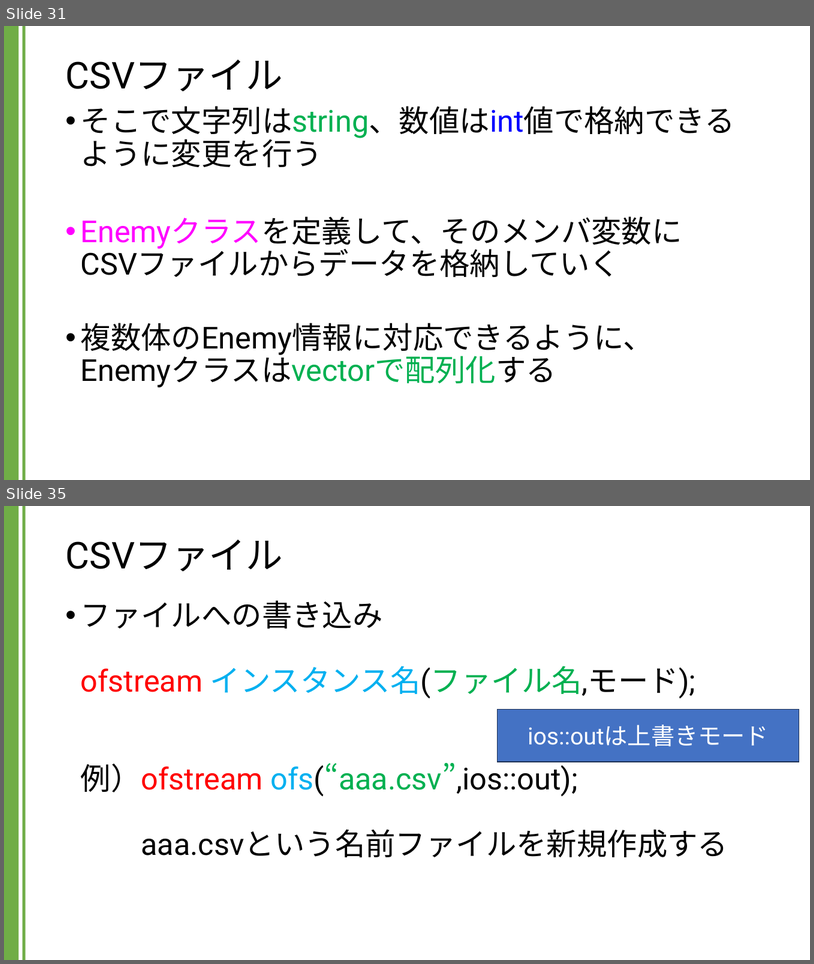
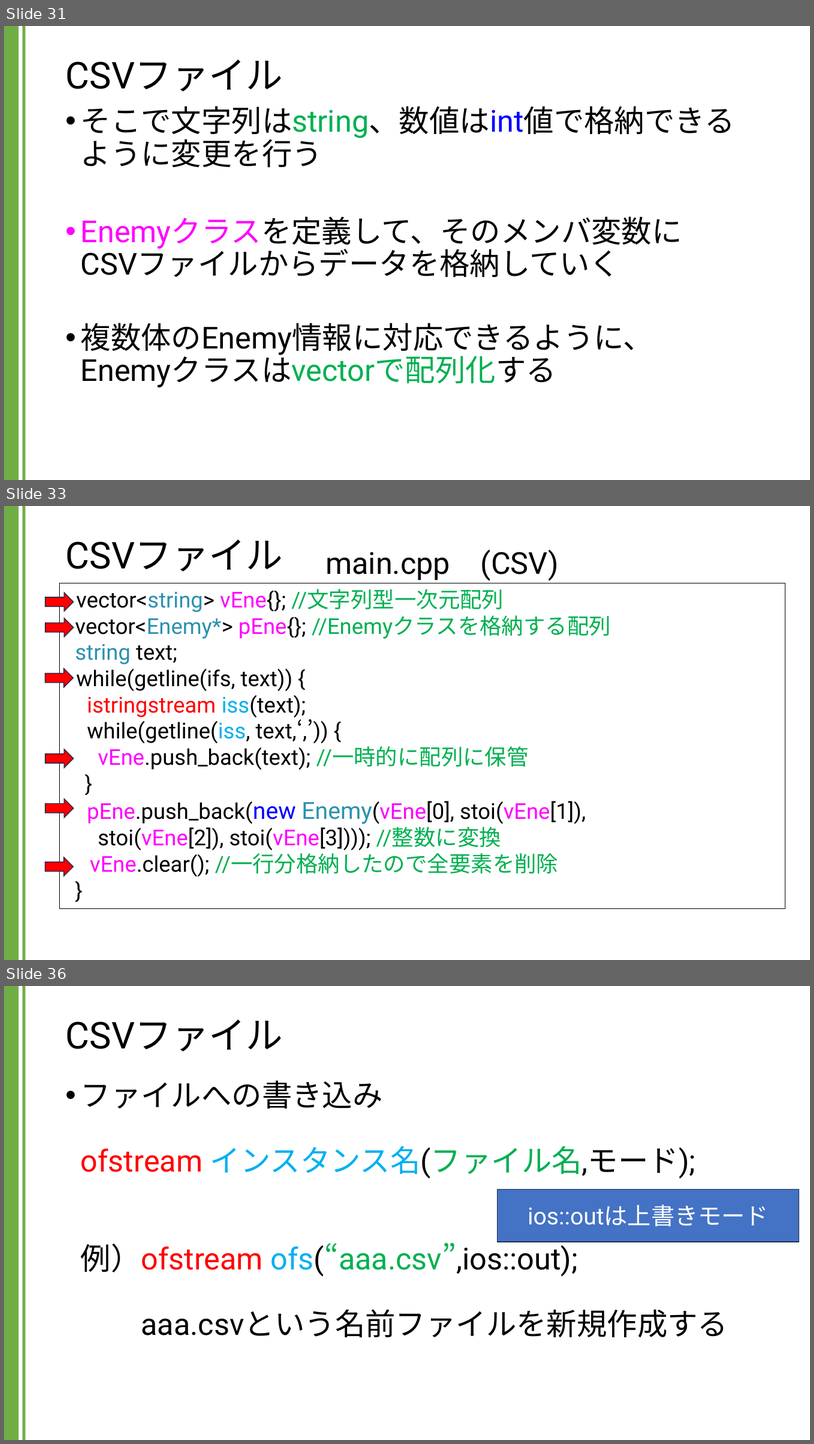
Before and after one commit to kic-murata/cpp2024, a slide deck: 授業資料/講義資料：CSVファイル.pptx. Shown one above the other, each under a label of ours: slides 31 and 35 before the commit, slides 31, 33 and 36 after it; the slides between them are not shown. The pictures are 814x964 and 814x1444 pixels, drawn with LibreOffice and Linux fonts; fonts in the diff are those of the drawing. Boxes give left, top, right and bottom in pixels: in the first picture for what was removed or moved away, otherwise in the second. Text is boxed around its words. In the diff, an @@ line names an element or a change of style, - is before the commit and + after.

```diff
--- a/授業資料/講義資料：CSVファイル.pptx
+++ b/授業資料/講義資料：CSVファイル.pptx
@@ slide 33 added at [4,506,810,960], background #FFFFFF; not listed: 2 template elements that a slide beside it also shows @@
@@ title added at [65,540,282,571], 44 pt, text #000000 @@
+CSVファイル
@@ text added at [326,550,559,581], 36 pt, text #000000 @@
+main.cpp (CSV)
@@ right arrow added at [45,592,74,611], fill #FF0000, outline #1E3256 1 pt @@
@@ rectangle added at [60,583,786,909], outline #000000 0.75 pt, 26 pt, text #000000 @@
+vector<string> vEne{}; //文字列型一次元配列
+vector<Enemy*> pEne{}; //Enemyクラスを格納する配列
+string text;
+while(getline(ifs, text)) {
+istringstream iss(text);
+while(getline(iss, text,‘,’)) {
+vEne.push_back(text); //一時的に配列に保管
+}
+pEne.push_back(new Enemy(vEne[0], stoi(vEne[1]),
+stoi(vEne[2]), stoi(vEne[3]))); //整数に変換
+vEne.clear(); //一行分格納したので全要素を削除
+}
@@ right arrow added at [45,618,74,637], fill #FF0000, outline #1E3256 1 pt @@
@@ right arrow added at [45,669,74,687], fill #FF0000, outline #1E3256 1 pt @@
@@ right arrow added at [45,749,74,768], fill #FF0000, outline #1E3256 1 pt @@
@@ right arrow added at [45,799,74,817], fill #FF0000, outline #1E3256 1 pt @@
@@ right arrow added at [45,857,74,876], fill #FF0000, outline #1E3256 1 pt @@
@@ what was slide 35 is now slide 36 @@
```
Also in this commit, not shown: 9 slides changed, 1 other file.
